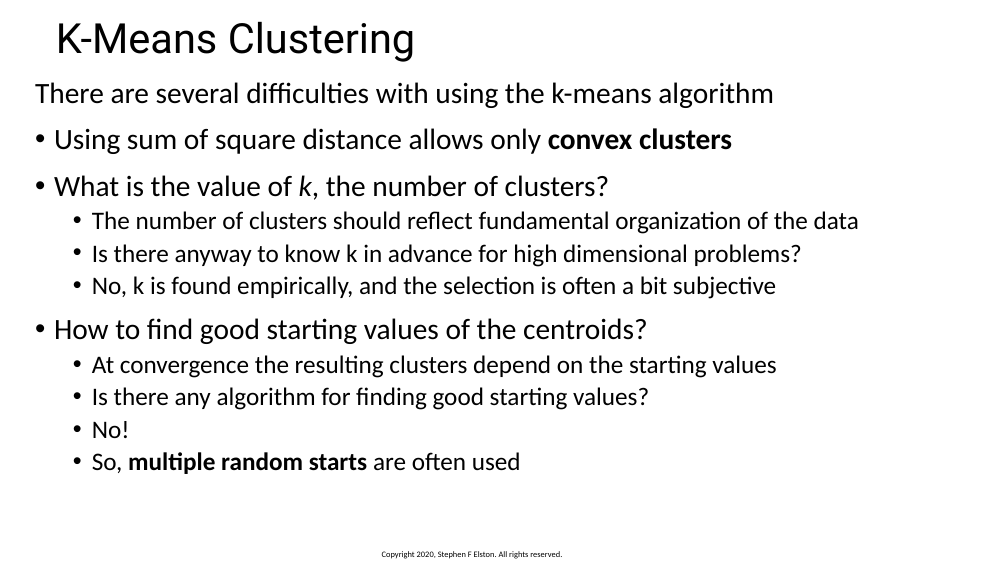
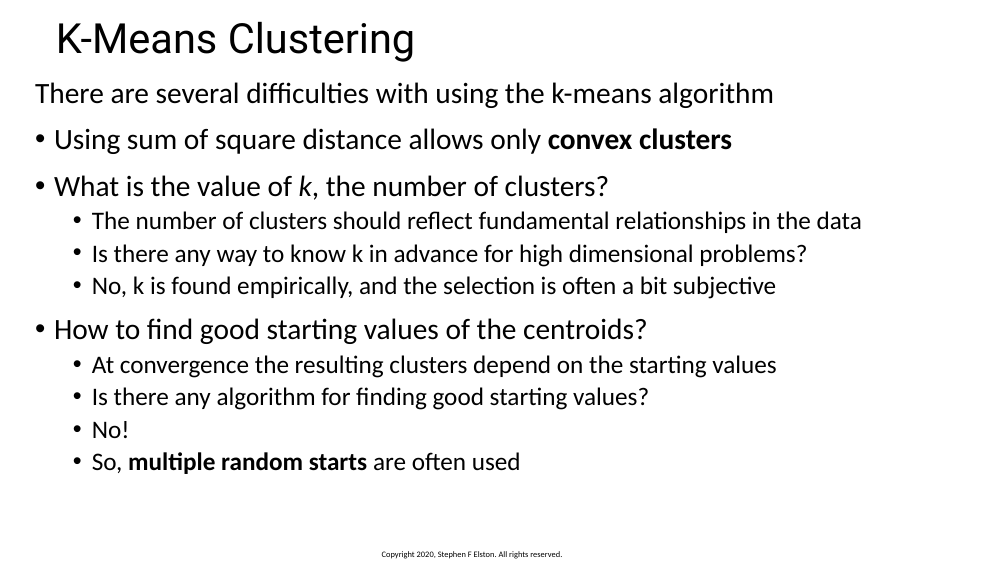
Before and after one commit to StephenElston/CSCI-E-108, a slide deck: slide 24 of slides/9_IntroductionToClustering_Part1.pptx. Drawn at 1008x567 pixels with LibreOffice and Linux fonts; fonts in the diff are those of the drawing. Boxes give left, top, right and bottom in pixels: in the first picture for what was removed or moved away, otherwise in the second. Text is boxed around its words. In the diff, an @@ line names an element or a change of style, - is before the commit and + after.

Commit message:
Small edits and updates to slide deck

```diff
--- a/slides/9_IntroductionToClustering_Part1.pptx
+++ b/slides/9_IntroductionToClustering_Part1.pptx
@@ text at [92, 211, 862, 267]: text changed @@
-  • The number of clusters should reflect fundamental organization of the data
-  • Is there anyway to know k in advance for high dimensional problems?
+  • The number of clusters should reflect fundamental relationships in the data
+  • Is there any way to know k in advance for high dimensional problems?
```
Also in this commit, not shown: 4 other slides changed.
